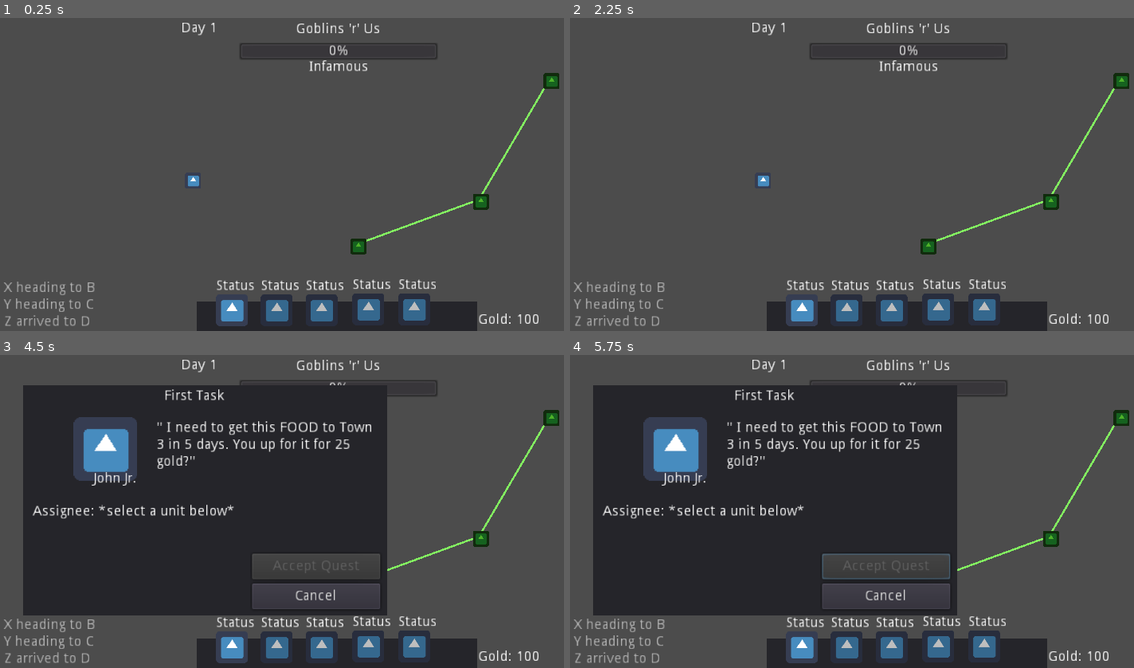
Above: before the commit, frames 1-4 (two rows, left to right).
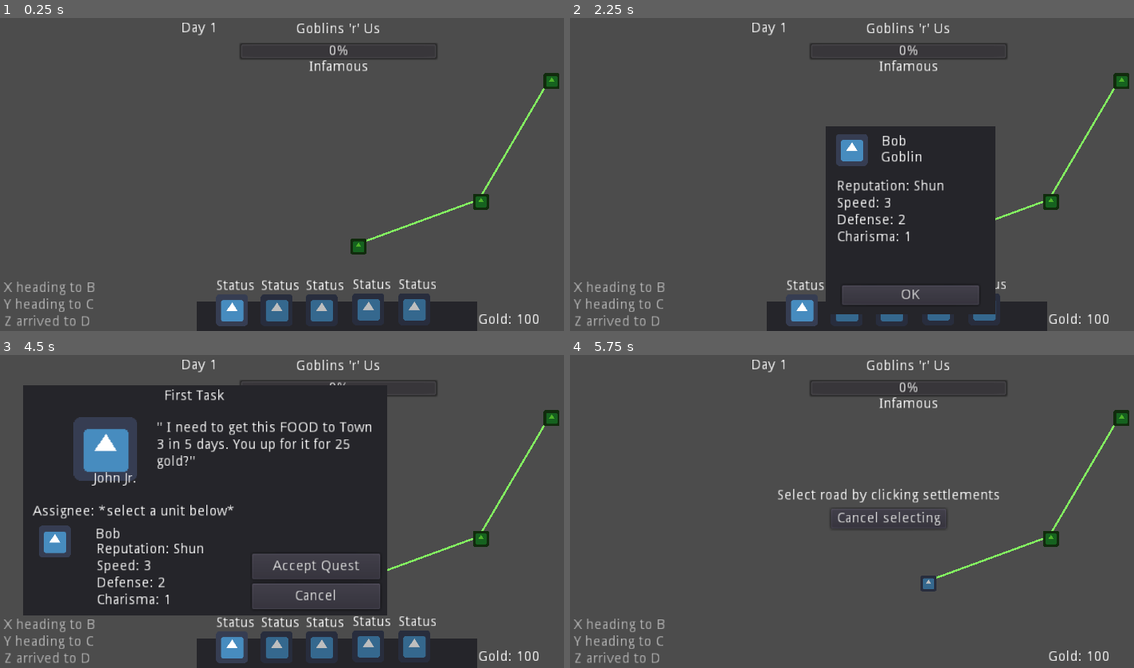
Above: after the commit, the same moments.

Repository: coderaurus/ludumdare-53
Game: Godot game, scene res://scenes/Main.tscn
Same seed, same stepped clock (60 frames per second), same inputs: the game is played once before the commit and once after it. The engine's default icon, where the game draws it, is replaced by a stand-in: a white triangle on a blue panel in a dark square.
Inputs (mouse positions are in pixels of both pictures, inside the frame that each line leads up to):
- Up to frame 1 (0.25 s): no input
- Up to frame 2 (2.25 s): click (930, 246) at 0.52 s; click "Cancel" at 1.25 s; click (801, 309) at 2.02 s
- Up to frame 3 (4.5 s): click (338, 633) at 2.75 s, where only the run after the commit has a clickable "OK"; click (360, 583) at 3.52 s; click (231, 646) at 4.27 s
- Up to frame 4 (5.75 s): click (885, 567) at 5 s, where only the run after the commit has a clickable "Accept Quest"

The runs differ from the first frame. In frame 1, less than 0.1% of the frame differs, in the area x 33-36%, y 50-54%; in frame 2, 16%; in frame 3, 1.6%; in frame 4, 47%, in the area x 4-85%, y 9-100%.

Commit message:
Add selecting routes individually

Diff:
--- a/scenes/Main.tscn
+++ b/scenes/Main.tscn
@@ -21,6 +21,7 @@
 [ext_resource path="res://scripts/QuestManager.gd" type="Script" id=19]
 [ext_resource path="res://scripts/ui/Unit_Toolbar_Button.gd" type="Script" id=20]
 [ext_resource path="res://scripts/ui/Unit_Selector_Window.gd" type="Script" id=21]
+[ext_resource path="res://scripts/map/Route Selection.gd" type="Script" id=22]
 
 [sub_resource type="CircleShape2D" id=1]
 radius = 8.06226
@@ -210,6 +211,34 @@
 margin_bottom = 23.0
 text = "Day 256"
 
+[node name="Route Selection" type="Control" parent="UI"]
+anchor_left = 0.5
+anchor_top = 1.0
+anchor_right = 0.5
+anchor_bottom = 1.0
+margin_left = -20.0
+margin_top = 21.0
+margin_right = 20.0
+margin_bottom = 61.0
+script = ExtResource( 22 )
+
+[node name="Hint" type="Label" parent="UI/Route Selection"]
+anchor_left = 0.5
+anchor_right = 0.5
+margin_left = -112.0
+margin_right = 112.0
+margin_bottom = 14.0
+text = "Select road by clicking settlements"
+
+[node name="Button" type="Button" parent="UI/Route Selection"]
+anchor_left = 0.5
+anchor_right = 0.5
+margin_left = -58.0
+margin_top = 20.0
+margin_right = 58.0
+margin_bottom = 40.0
+text = "Cancel selecting"
+
 [node name="Settlements" type="Control" parent="UI"]
 margin_right = 40.0
 margin_bottom = 40.0
@@ -267,6 +296,7 @@
 margin_bottom = 40.0
 
 [node name="Unit 1" type="Control" parent="UI/Units"]
+visible = false
 margin_right = 40.0
 margin_bottom = 40.0
 script = ExtResource( 9 )
@@ -772,6 +802,7 @@
 [connection signal="on_enter" from="Map/Settlements/Settlement" to="Map/Settlements/Settlement" method="_on_enter"]
 [connection signal="on_enter" from="Map/Settlements/Settlement2" to="Map/Settlements/Settlement2" method="_on_enter"]
 [connection signal="on_enter" from="Map/Settlements/Settlement3" to="Map/Settlements/Settlement3" method="_on_enter"]
+[connection signal="pressed" from="UI/Route Selection/Button" to="UI/Route Selection" method="_close"]
 [connection signal="pressed" from="UI/Settlements/Settlement 1/TextureButton" to="UI/Settlements/Settlement 1" method="_open"]
 [connection signal="pressed" from="UI/Settlements/Settlement 2/TextureButton" to="UI/Settlements/Settlement 2" method="_open"]
 [connection signal="pressed" from="UI/Settlements/Settlement 3/TextureButton" to="UI/Settlements/Settlement 3" method="_open"]
@@ -780,6 +811,7 @@
 [connection signal="pressed" from="UI/Units/Unit 3/TextureButton" to="UI/Units/Unit 3" method="_on_inspect"]
 [connection signal="pressed" from="UI/Units/Unit 4/TextureButton" to="UI/Units/Unit 4" method="_on_inspect"]
 [connection signal="pressed" from="UI/Units/Unit 5/TextureButton" to="UI/Units/Unit 5" method="_on_inspect"]
+[connection signal="pressed" from="UI/Quest/Window/AcceptButton" to="UI/Quest/Window" method="_on_accept"]
 [connection signal="pressed" from="UI/Quest/Window/Cancel" to="UI/Quest/Window" method="_close"]
 [connection signal="pressed" from="UI/Settlement/Window/Button" to="UI/Settlement/Window" method="_close"]
 [connection signal="pressed" from="UI/Unit Selector/Window/Unit/Profile" to="UI/Unit Selector/Window/Unit" method="_on_select"]
--- a/scripts/Game.gd
+++ b/scripts/Game.gd
@@ -24,15 +24,37 @@
 	routing_quest = quest
 	routing_unit = unit
 
+func cancel_routing():
+	UI.cancel_routing(routing_unit, routing_quest)
 
-func select_road(st : Road):
+func select_road(st : Settlement):
 	var r = map.get_road_to(st)
+	# add last road as an argument to connect
+	if routing_roads_selected.size() > 0:
+		var last = routing_roads_selected.size()-1
+		r = map.get_road_to(st, routing_roads_selected[last])
+
+	var unit_at_r = map.get_road_by_unit(routing_unit, st)
+
 	if r == null:
 		printerr("No road from/to %s" % st.settlement_name)
 		return
 
-	var index = routing_roads_selected.find(r)
-	if index > -1:
-		routing_roads_selected.pop_at(index)
+	# You have entries on the list
+	print("Routing has %s routes" % routing_roads_selected.size())
+	if routing_roads_selected.size() > 0:
+		var index = routing_roads_selected.find(r)
+		if index > -1:
+			routing_roads_selected.pop_at(index)
+			print("Road %s removed" % r)
+			return false
+		else:
+			routing_roads_selected.append(r)
+			print("Road %s added" % r)
+			return true
+	# No entries on the list, add the one player is
 	else:
-		routing_roads_selected.append(index)
+		var index = routing_roads_selected.find(unit_at_r)
+		routing_roads_selected.append(unit_at_r)
+		print("Road %s added from unit" % unit_at_r)
+		return true
--- a/scripts/map/Map.gd
+++ b/scripts/map/Map.gd
@@ -23,9 +23,39 @@
 		r.init()
 
 
-func get_road_to(st: Settlement):
+func get_road_to(st: Settlement, from: Settlement = null):
 	for i in $Roads.get_child_count():
 		var r = $Roads.get_child(i)
-		if r.from == st or r.to == st:
+
+		if from == null:
+			if r.s_node_a == st or r.s_node_b == st:
+				return r
+		else:
+			if (r.s_node_a == st or r.s_node_b == st) and (r.s_node_a == from or r.s_node_b == from):
+				return r
+	return null
+
+
+func get_road_by_unit(unit: Unit, st : Settlement):
+	for i in $Roads.get_child_count():
+		var r = $Roads.get_child(i)
+		if (r.s_node_a.unit == unit or r.s_node_b.unit == unit) and (r.s_node_a == st or r.s_node_b == st):
 			return r
 	return null
+
+
+func disable_settlement(st: Settlement):
+	for i in settlements.get_child_count():
+		var s = settlements.get_child(i)
+
+		if s == st:
+			System.game.UI.disable_settlement(i)
+			break
+
+func settlement_unit_at(u: Unit):
+	for i in settlements.get_child_count():
+		var s = settlements.get_child(i)
+
+		if s.unit == u:
+			return u
+	return null
--- /dev/null
+++ b/scripts/map/Route Selection.gd
@@ -0,0 +1,12 @@
+extends Control
+
+
+func open():
+	var tween = get_tree().create_tween()
+	tween.tween_property(self, "rect_position", Vector2.UP * 200, 0.1).as_relative()
+
+
+func _close():
+	var tween = get_tree().create_tween()
+	tween.tween_property(self, "rect_position", Vector2.DOWN * 200, 0.1).as_relative()
+	System.game.cancel_routing()
--- a/scripts/map/Settlement.gd
+++ b/scripts/map/Settlement.gd
@@ -14,6 +14,7 @@
 var ocurring_events = []
 var event
 var quest
+var unit
 
 
 func on_enter():
--- a/scripts/map/Unit.gd
+++ b/scripts/map/Unit.gd
@@ -33,3 +33,7 @@
 func get_stats():
 	return "Reputation: %s\nSpeed: %s\nDefense: %s\nCharisma: %s\n" % \
 	[reputation_names[reputation], speed, defense, charsima]
+
+
+func is_hirable():
+	return System.game.company.gold >= pay
--- a/scripts/ui/Quest_Window.gd
+++ b/scripts/ui/Quest_Window.gd
@@ -16,6 +16,7 @@
 
 var quest
 var unit
+var settlement
 
 # Called when the node enters the scene tree for the first time.
 func _ready():
@@ -23,6 +24,7 @@
 
 func open(st: Settlement, q:Quest, u: Unit = null):
 	quest = q
+	settlement = st
 
 	if u != null:
 		unit = u
@@ -47,6 +49,8 @@
 
 	accept_button.disabled = true
 
+	System.game.UI.selecting_quest = false
+
 
 func select_unit(unit : Unit):
 	unit_profile.texture = unit.portrait
@@ -59,4 +63,5 @@
 
 func _on_accept():
 	_close()
+	System.game.map.disable_settlement(settlement)
 	System.game.start_routing(quest, unit)
--- a/scripts/ui/Settlement_Button.gd
+++ b/scripts/ui/Settlement_Button.gd
@@ -17,4 +17,27 @@
 
 func _open():
 	print("Opening %s" % s_node)
-	s_node.emit_signal("on_enter")
+	if System.game.UI.routing:
+		_select()
+	else:
+		s_node.emit_signal("on_enter")
+
+
+func _select():
+	var tween = get_tree().create_tween()
+	var selected = System.game.select_road(s_node)
+
+	if selected:
+		tween.tween_property(self, "rect_scale", Vector2.ONE * 1.2, 0.1)
+	elif rect_scale != Vector2.ONE:
+		tween.tween_property(self, "rect_scale", Vector2.ONE, 0.1)
+
+
+func disable():
+	$TextureButton.disabled = true
+	$TextureButton.modulate = Color.gray
+
+
+func enable():
+	$TextureButton.disabled = false
+	$TextureButton.modulate = Color.white
--- a/scripts/ui/UIManager.gd
+++ b/scripts/ui/UIManager.gd
@@ -11,6 +11,7 @@
 onready var settlements = $Settlements
 onready var gold = $Gold
 onready var company = $Company
+onready var route_selction = $"Route Selection"
 
 var routing = false
 var selecting_quest = false
@@ -56,12 +57,20 @@
 
 
 func select_unit(unit):
-	pass
+	quest_window.select_unit(unit)
 
 
 func open_quest(st: Settlement, quest: Quest):
 	quest_window.open(st, quest)
 	selecting_quest = true
+
+
+func disable_settlement(index):
+	settlements.get_child(index).disable()
+
+
+func enable_settlement(index):
+	settlements.get_child(index).enable()
 
 
 func _toggle_sound():
@@ -141,3 +150,9 @@
 
 func start_routing():
 	routing = true
+	route_selction.open()
+	unit_selector.hide()
+
+func cancel_routing(q: Quest, u: Unit):
+	unit_selector.show()
+	open_quest(System.game.map.settlement_unit_at(u), q)
--- a/scripts/ui/Unit_Selector_Window.gd
+++ b/scripts/ui/Unit_Selector_Window.gd
@@ -9,3 +9,11 @@
 		var unit = company.units.get_child(i)
 		unit_button.unit = unit
 		unit_button.init(unit)
+
+func hide():
+	var tween = get_tree().create_tween()
+	tween.tween_property(self, "rect_position", Vector2.DOWN * 100, 0.1).as_relative()
+
+func show():
+	var tween = get_tree().create_tween()
+	tween.tween_property(self, "rect_position", Vector2.UP * 100, 0.1).as_relative()
--- a/scripts/ui/Unit_Toolbar_Button.gd
+++ b/scripts/ui/Unit_Toolbar_Button.gd
@@ -11,7 +11,7 @@
 	$Profile.modulate = Color.white
 
 	if not unit.hired:
-		if System.game.company.gold < unit.pay:
+		if !unit.is_hirable():
 			$Profile.modulate = Color.gray
 		else:
 			$Profile.modulate = Color.white
--- a/scripts/ui/Unit_Window.gd
+++ b/scripts/ui/Unit_Window.gd
@@ -23,7 +23,7 @@
 		$"Hire Button".text = "Hire for %sG" % unit.pay
 		$"Hire Button".visible = true
 		$"Hire Button".disabled = true
-		if System.game.company.gold >= unit.pay:
+		if unit.is_hirable():
 			$"Hire Button".disabled = false
 
 	else:
Not shown: 1 places in scenes/Main.tscn that only renumber resources
